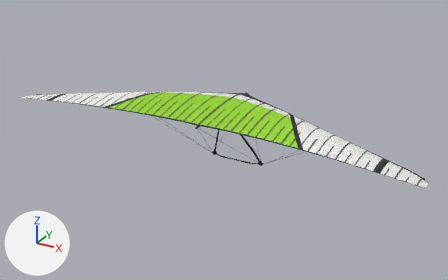
An edit to the Blender file assets/source/glider_icaro_laminar_z9.blend, drawn before and after from the same camera.
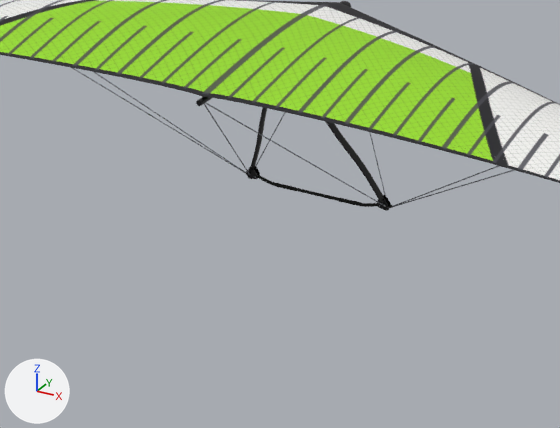
Old and new are each drawn whole from a 50 mm lens placed at (6.62, -11.83, 5.3), pointed at (0.06, 0.1, -0.66) and again close up on the part from 28% to 72% of the width and 33% to 86% of the height. The axes (+X, +Y, +Z) are drawn at lower left. The lights are the same throughout. The last two pictures show the newer version.

The first close-up shows 'ControlFrame', 'Sail' and 1 more.
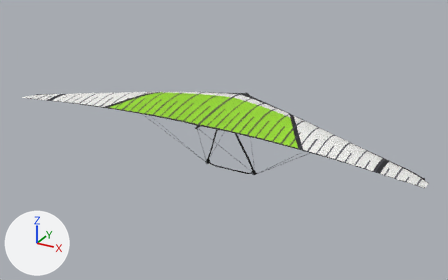
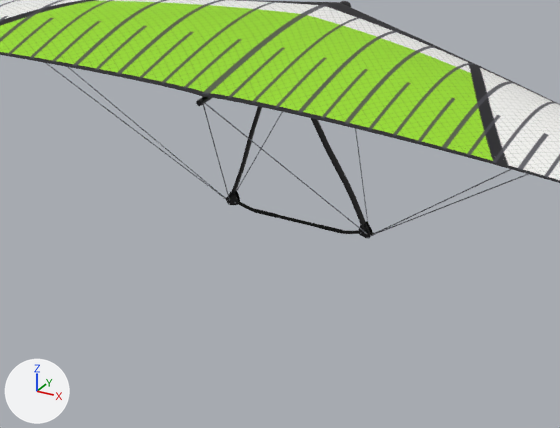
The newer file is also turned or shifted as a whole; pictures and numbers use the older file's frame.

Changed parts and their boxes [x1, y1, x2, y2] in the close-ups (560 x 428 px):
'ControlFrame', reshaped: before [72, 68, 515, 211]; after [46, 63, 529, 238]

What the commit changed:
me_controlframe is used by ob_controlframe; location (0.0, 0.0, 0.0).
me_controlframe had 3970 vertices, 1970 faces and spanned x -3.01..3.01, y -1.03..1.3, z -1.56..0.09.
me_controlframe now has 3970 vertices, 1970 faces and spans x -3.01..3.01, y -1.03..1.3, z -1.67..0.09.
me_controlframe part 1: 3762 of 3970 vertices moved; they spanned x -0.76..0.76, y -0.05..0.94, z -1.56..0.09 and now span x -0.76..0.76, y 0.17..0.58, z -1.67..0.09; mean shift (0.0, -0.23, -0.08); largest move (-0.68, 0.93, -1.52) -> (-0.68, 0.57, -1.64).
Other edits to the shape of me_controlframe do not show in these pictures.
